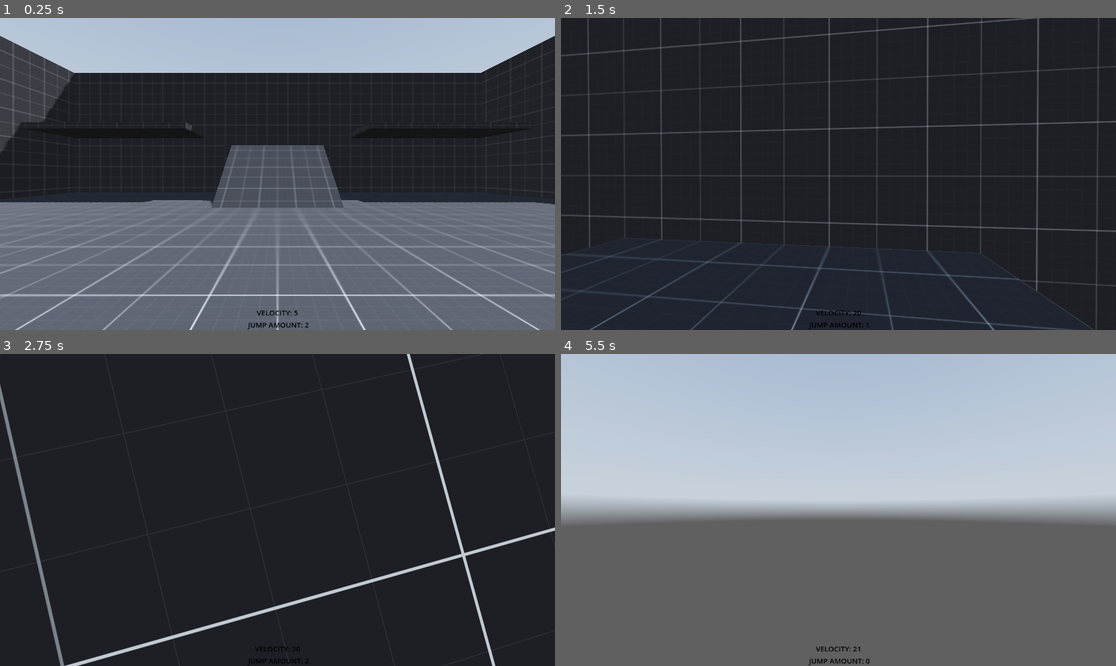
Above: before the commit, frames 1-4 (two rows, left to right).
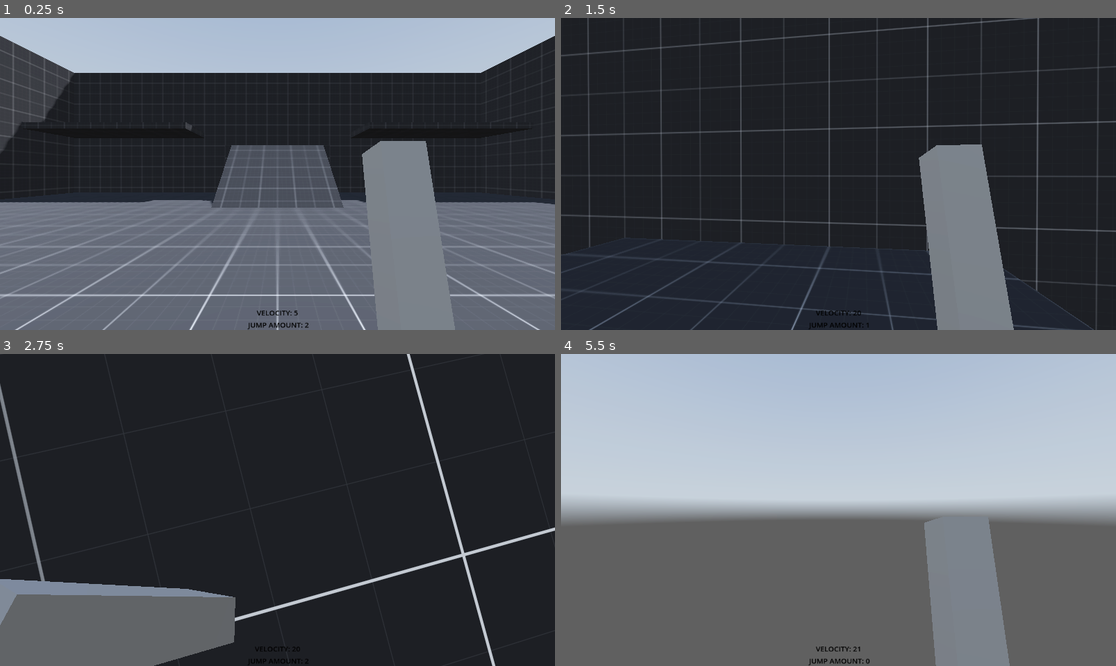
Above: after the commit, the same moments.

Repository: fearbucker/FirstPersonPlatformer
Game: Godot game, scene res://Levels/Main/L_Main.tscn
The game is run twice, just before and just after one commit, with the same random seed, the same clock (stepped at 60 frames per second) and the same inputs. A sky picture missing from this copy of the repository is replaced by a grey-blue gradient.
Inputs (mouse positions are in pixels of both pictures, inside the frame that each line leads up to):
- Up to frame 1 (0.25 s): no input
- Up to frame 2 (1.5 s): move the mouse to (866, 174) at 0.52 s; hold W (move_forward) from 0.53 s (still down); click (866, 174) at 0.6 s; tap Space (jump) at 0.77 s; tap E (ePress, bound only after the commit) at 0.8, 1.35 s; move the mouse to (810, 174) at 1.27 s
- Up to frame 3 (2.75 s): keep holding W (move_forward); tap Space (jump) at 1.52 s; click (249, 510) at 1.55 s; move the mouse to (288, 503) at 2.02 s; click (288, 503) at 2.1 s; tap E (ePress, bound only after the commit) at 2.3 s
- Up to frame 4 (5.5 s): keep holding W (move_forward); move the mouse to (832, 516) at 2.77 s; tap Ctrl (crouch) at 2.85 s; tap Space (jump) at 3.02, 3.77, 4.52 s; click (832, 516) at 3.05 s; move the mouse to (877, 513) at 3.52 s; hold Shift (sprint) 3.53-4.28 s; tap E (ePress, bound only after the commit) at 3.8, 4.35, 5.3 s; move the mouse to (794, 506) at 4.27 s; click (794, 506) at 4.55 s; move the mouse to (844, 510) at 5.02 s; click (844, 510) at 5.1 s

The runs differ from the first frame. In frame 1, 5.0% of the frame differs, in the area x 65-82%, y 39-100%; in frame 2, 7.4%; in frame 3, 10%, in the area x 0-43%, y 72-100%; in frame 4, 5.9%.

Commit message:
Added basic animations

Diff:
--- a/Player/Head.gd
+++ b/Player/Head.gd
@@ -5,6 +5,9 @@
 @onready var cam: Camera3D = get_node(cam_path)
 @onready var interaction = $Camera/Interaction
 @onready var hand = $Camera/Hand
+@onready var animation_player = $AnimationPlayer
+@onready var weapon_pivot = $Camera/WeaponPivot
+@onready var player = $".."
 
 @export var mouse_sensitivity := 2.0
 @export var y_limit := 90.0
@@ -40,7 +43,20 @@
 	var joystick_axis := Input.get_vector(&"look_left", &"look_right",
 			&"look_down", &"look_up")
 
-	if Input.is_action_just_pressed("Lclick"):
+	if picked_object == null:
+		weapon_pivot.visible = true
+	if picked_object != null:
+		weapon_pivot.visible = false
+	if player.is_wall_running == true and not animation_player.current_animation == "attack":
+		animation_player.play("wallrun")
+	elif player.is_wall_running == false and not animation_player.current_animation == "attack":
+		animation_player.play("idle")
+
+	if Input.is_action_just_pressed("Lclick") and not animation_player.current_animation == "attack":
+		animation_player.stop()
+		animation_player.play("attack")
+
+	if Input.is_action_just_pressed("ePress"):
 		if picked_object == null:
 			pick_object()
 		elif picked_object != null:
@@ -64,3 +80,7 @@
 
 	get_owner().rotation.y = rot.y
 	rotation.x = rot.x
+
+func _on_animation_player_animation_finished(anim_name):
+	if anim_name == "attack":
+		animation_player.play("idle")
--- a/Player/Head.tscn
+++ b/Player/Head.tscn
@@ -1,6 +1,189 @@
-[gd_scene load_steps=2 format=3 uid="uid://b8drbos167vf8"]
+[gd_scene load_steps=8 format=3 uid="uid://b8drbos167vf8"]
 
 [ext_resource type="Script" path="res://Player/Head.gd" id="1_enjfg"]
+
+[sub_resource type="BoxMesh" id="BoxMesh_qyh2c"]
+
+[sub_resource type="Animation" id="Animation_3asar"]
+resource_name = "idle"
+length = 3.0
+loop_mode = 1
+tracks/0/type = "value"
+tracks/0/imported = false
+tracks/0/enabled = true
+tracks/0/path = NodePath("Camera/WeaponPivot:rotation")
+tracks/0/interp = 1
+tracks/0/loop_wrap = true
+tracks/0/keys = {
+"times": PackedFloat32Array(0),
+"transitions": PackedFloat32Array(-2),
+"update": 0,
+"values": [Vector3(0, 0, 0)]
+}
+tracks/1/type = "value"
+tracks/1/imported = false
+tracks/1/enabled = true
+tracks/1/path = NodePath("Camera/WeaponPivot/WeaponMesh:position")
+tracks/1/interp = 1
+tracks/1/loop_wrap = true
+tracks/1/keys = {
+"times": PackedFloat32Array(0, 1.5),
+"transitions": PackedFloat32Array(-2, -2),
+"update": 0,
+"values": [Vector3(0.28, -0.425, -0.4), Vector3(0.28, -0.465, -0.4)]
+}
+tracks/2/type = "value"
+tracks/2/imported = false
+tracks/2/enabled = true
+tracks/2/path = NodePath("Camera/WeaponPivot/WeaponMesh:rotation")
+tracks/2/interp = 1
+tracks/2/loop_wrap = true
+tracks/2/keys = {
+"times": PackedFloat32Array(0, 1.5),
+"transitions": PackedFloat32Array(-2, -2),
+"update": 0,
+"values": [Vector3(-0.195477, 0, 0), Vector3(-0.195477, 0, 0.10472)]
+}
+
+[sub_resource type="Animation" id="Animation_htxt2"]
+length = 0.001
+tracks/0/type = "value"
+tracks/0/imported = false
+tracks/0/enabled = true
+tracks/0/path = NodePath("Camera/WeaponPivot:rotation")
+tracks/0/interp = 1
+tracks/0/loop_wrap = true
+tracks/0/keys = {
+"times": PackedFloat32Array(0),
+"transitions": PackedFloat32Array(1),
+"update": 0,
+"values": [Vector3(0, 0, 0)]
+}
+tracks/1/type = "value"
+tracks/1/imported = false
+tracks/1/enabled = true
+tracks/1/path = NodePath("Camera/WeaponPivot/WeaponMesh:position")
+tracks/1/interp = 1
+tracks/1/loop_wrap = true
+tracks/1/keys = {
+"times": PackedFloat32Array(0),
+"transitions": PackedFloat32Array(1),
+"update": 0,
+"values": [Vector3(0.28, -0.425, -0.4)]
+}
+tracks/2/type = "value"
+tracks/2/imported = false
+tracks/2/enabled = true
+tracks/2/path = NodePath("Camera/WeaponPivot/WeaponMesh:rotation")
+tracks/2/interp = 1
+tracks/2/loop_wrap = true
+tracks/2/keys = {
+"times": PackedFloat32Array(0),
+"transitions": PackedFloat32Array(1),
+"update": 0,
+"values": [Vector3(-0.195477, 0, 0)]
+}
+tracks/3/type = "value"
+tracks/3/imported = false
+tracks/3/enabled = true
+tracks/3/path = NodePath("Camera/WeaponPivot:position")
+tracks/3/interp = 1
+tracks/3/loop_wrap = true
+tracks/3/keys = {
+"times": PackedFloat32Array(0),
+"transitions": PackedFloat32Array(1),
+"update": 0,
+"values": [Vector3(0, 0, 0)]
+}
+
+[sub_resource type="Animation" id="Animation_0prs4"]
+resource_name = "attack"
+length = 0.3
+tracks/0/type = "value"
+tracks/0/imported = false
+tracks/0/enabled = true
+tracks/0/path = NodePath("Camera/WeaponPivot/WeaponMesh:position")
+tracks/0/interp = 1
+tracks/0/loop_wrap = true
+tracks/0/keys = {
+"times": PackedFloat32Array(0),
+"transitions": PackedFloat32Array(1),
+"update": 0,
+"values": [Vector3(1.15, -0.125, -0.4)]
+}
+tracks/1/type = "value"
+tracks/1/imported = false
+tracks/1/enabled = true
+tracks/1/path = NodePath("Camera/WeaponPivot/WeaponMesh:rotation")
+tracks/1/interp = 1
+tracks/1/loop_wrap = true
+tracks/1/keys = {
+"times": PackedFloat32Array(0),
+"transitions": PackedFloat32Array(1),
+"update": 0,
+"values": [Vector3(6.28319, 0, -1.51844)]
+}
+tracks/2/type = "value"
+tracks/2/imported = false
+tracks/2/enabled = true
+tracks/2/path = NodePath("Camera/WeaponPivot:rotation")
+tracks/2/interp = 1
+tracks/2/loop_wrap = true
+tracks/2/keys = {
+"times": PackedFloat32Array(0, 0.3),
+"transitions": PackedFloat32Array(-2, 1),
+"update": 0,
+"values": [Vector3(0, 0, 0), Vector3(0, 2.35619, 0)]
+}
+
+[sub_resource type="Animation" id="Animation_pxprf"]
+resource_name = "wallrun"
+length = 3.0
+loop_mode = 1
+tracks/0/type = "value"
+tracks/0/imported = false
+tracks/0/enabled = true
+tracks/0/path = NodePath("Camera/WeaponPivot:position")
+tracks/0/interp = 1
+tracks/0/loop_wrap = true
+tracks/0/keys = {
+"times": PackedFloat32Array(0),
+"transitions": PackedFloat32Array(-2),
+"update": 0,
+"values": [Vector3(0, -0.09, 0)]
+}
+tracks/1/type = "value"
+tracks/1/imported = false
+tracks/1/enabled = true
+tracks/1/path = NodePath("Camera/WeaponPivot/WeaponMesh:rotation")
+tracks/1/interp = 1
+tracks/1/loop_wrap = true
+tracks/1/keys = {
+"times": PackedFloat32Array(0, 1.5),
+"transitions": PackedFloat32Array(-2, -2),
+"update": 0,
+"values": [Vector3(0, -0.0872665, -1.95128), Vector3(0, 0, -1.85529)]
+}
+tracks/2/type = "value"
+tracks/2/imported = false
+tracks/2/enabled = true
+tracks/2/path = NodePath("Camera/WeaponPivot/WeaponMesh:position")
+tracks/2/interp = 1
+tracks/2/loop_wrap = true
+tracks/2/keys = {
+"times": PackedFloat32Array(0, 1.5),
+"transitions": PackedFloat32Array(-2, -2),
+"update": 0,
+"values": [Vector3(0.535, -0.22, -0.32), Vector3(0.535, -0.22, -0.335)]
+}
+
+[sub_resource type="AnimationLibrary" id="AnimationLibrary_r7p7d"]
+_data = {
+"RESET": SubResource("Animation_htxt2"),
+"attack": SubResource("Animation_0prs4"),
+"idle": SubResource("Animation_3asar"),
+"wallrun": SubResource("Animation_pxprf")
+}
 
 [node name="Head" type="Node3D"]
 transform = Transform3D(1, 0, 0, 0, 1, 0, 0, 0, 1, 0, 0.64, 0)
@@ -14,3 +197,19 @@
 
 [node name="Hand" type="Marker3D" parent="Camera"]
 transform = Transform3D(1, 0, 0, 0, 1, 0, 0, 0, 1, 0, 0, -4)
+
+[node name="WeaponPivot" type="Node3D" parent="Camera"]
+transform = Transform3D(1, 0, 0, 0, 1, 0, 0, 0, 1, 0, 0, 0)
+
+[node name="WeaponMesh" type="MeshInstance3D" parent="Camera/WeaponPivot"]
+transform = Transform3D(0.1, 0, 0, 0, 0.980955, 0.0194234, 0, -0.194234, 0.0980955, 0.28, -0.425, -0.4)
+mesh = SubResource("BoxMesh_qyh2c")
+
+[node name="AnimationPlayer" type="AnimationPlayer" parent="."]
+autoplay = "idle"
+playback_default_blend_time = 0.01
+libraries = {
+"": SubResource("AnimationLibrary_r7p7d")
+}
+
+[connection signal="animation_finished" from="AnimationPlayer" to="." method="_on_animation_player_animation_finished"]
--- a/Player/MovementController.gd
+++ b/Player/MovementController.gd
@@ -20,7 +20,7 @@
 var is_crouching := false
 var is_sprinting := false
 var jump_amount := max_jumps
-var is_wall_running := false
+var is_wall_running: get = _get_wallrun
 
 
 # Get the gravity from the project settings to be synced with RigidDynamicBody nodes.
@@ -29,6 +29,8 @@
 @onready var crouch_collision = $CrouchCollision
 @onready var head = $Head
 
+func _get_wallrun():
+	return is_wall_running
 
 #Handles Wall Running
 func wall_run():
--- a/project.godot
+++ b/project.godot
@@ -97,6 +97,11 @@
 "events": [Object(InputEventMouseButton,"resource_local_to_scene":false,"resource_name":"","device":-1,"window_id":0,"a …(257 unchanged characters)…
 ]
 }
+ePress={
+"deadzone": 0.5,
+"events": [Object(InputEventKey,"resource_local_to_scene":false,"resource_name":"","device":-1,"window_id":0,"alt_pressed":false,"shift_pressed":false,"ctrl_pressed":false,"meta_pressed":false,"pressed":false,"keycode":0,"physical_keycode":69,"key_label":0,"unicode":101,"echo":false,"script":null)
+]
+}
 
 [layer_names]
 
